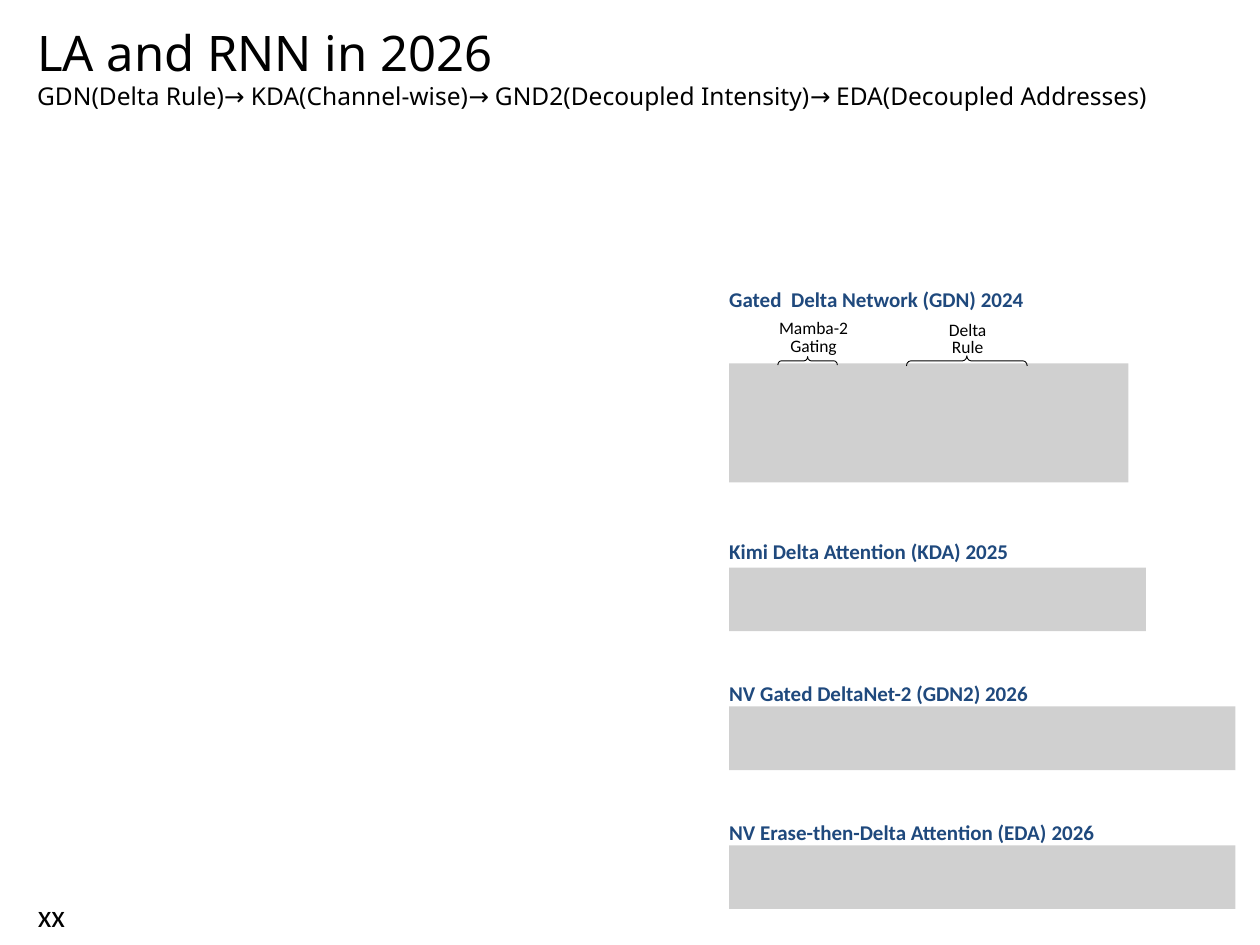
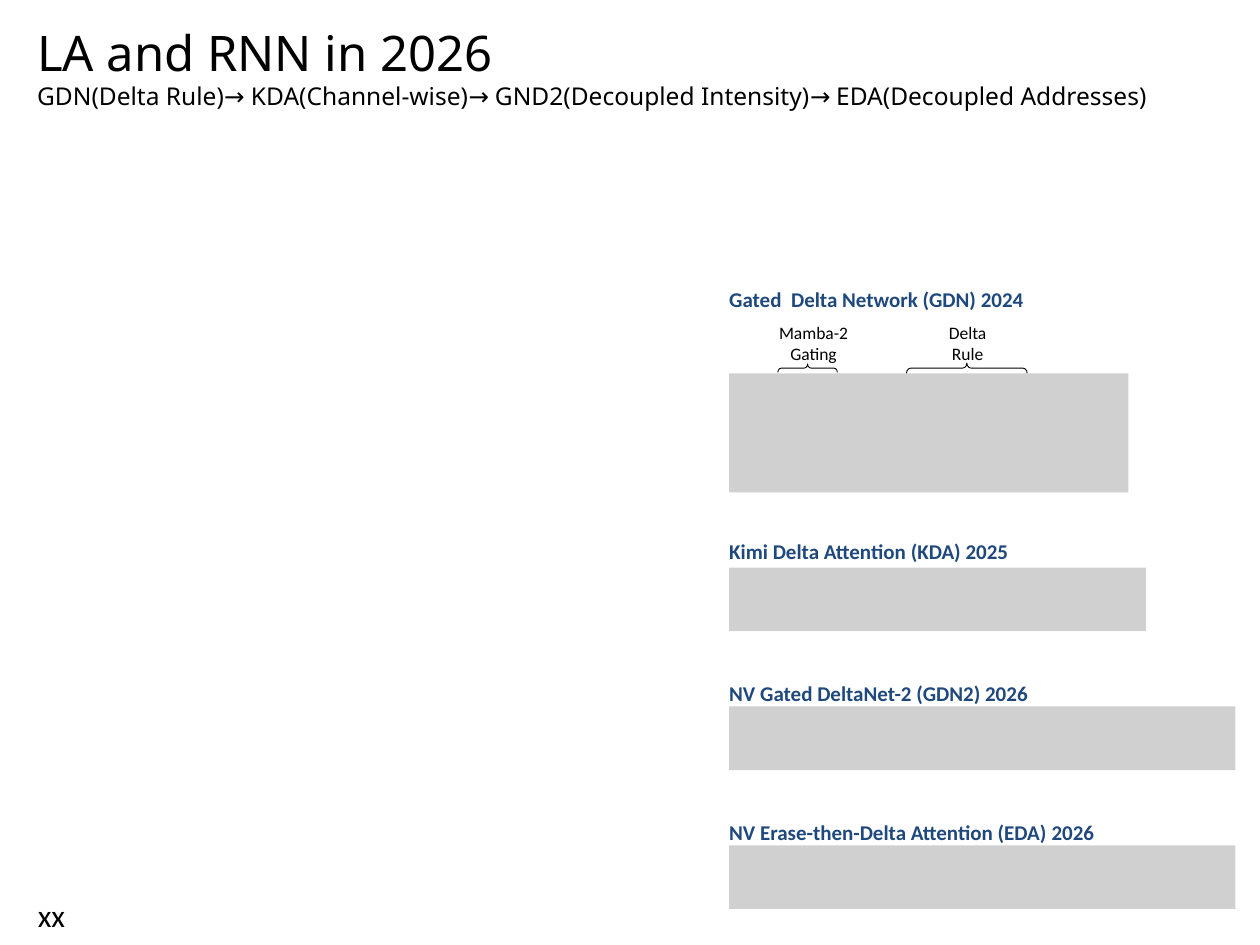
Before and after one commit to navibator/crazy-ai, a slide deck: slide 10 of temp.pptx (slide 8 before the commit). Drawn at 1260x945 pixels with LibreOffice and Linux fonts; fonts in the diff are those of the drawing; grey boxes stand for pictures. Boxes give left, top, right and bottom in pixels: in the first picture for what was removed or moved away, otherwise in the second. Text is boxed around its words. In the diff, an @@ line names an element or a change of style, - is before the commit and + after.

```diff
--- a/temp.pptx
+++ b/temp.pptx
@@ text "Mamba-2" at box(779, 327, 848, 365): line spacing 10pt to 12pt @@
@@ rectangle "Delta" at box(944, 324, 993, 363): line spacing 10pt to 12pt @@
@@ rectangle "Delta": place and size @@
-rectangle "Delta" at box(949, 324, 986, 358)
+rectangle "Delta" at box(944, 324, 993, 363)
@@ picture: place and size @@
-picture at box(730, 363, 1129, 481)
+picture at box(730, 373, 1129, 491)
@@ left brace: place and size @@
-left brace at box(779, 357, 838, 365)
+left brace at box(779, 364, 838, 373)
@@ left brace: place and size @@
-left brace at box(906, 357, 1027, 367)
+left brace at box(906, 363, 1027, 373)
```
Also in this commit, not shown: 5 other slides changed, 2 slides added, 1 other file.
